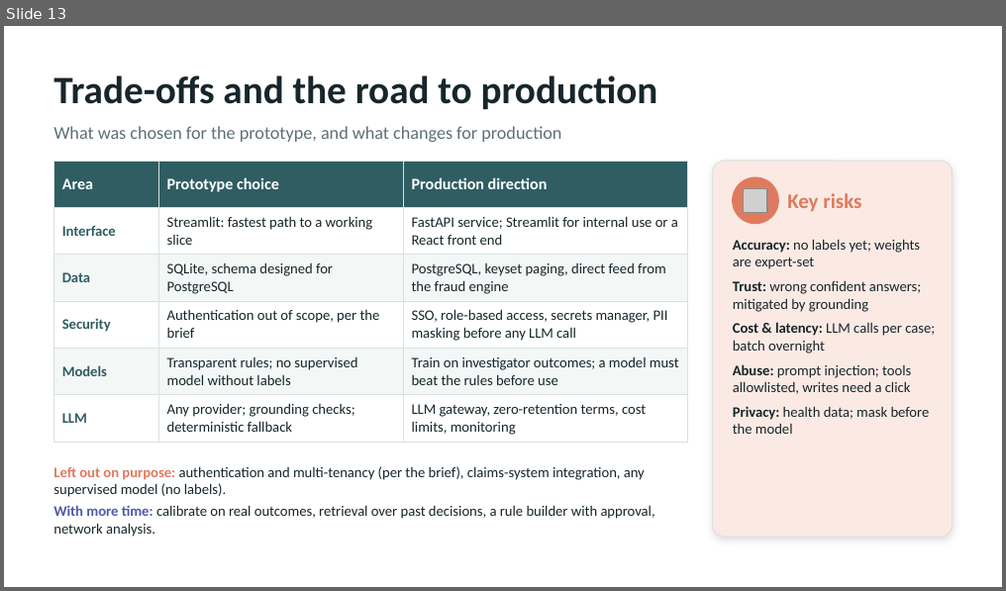
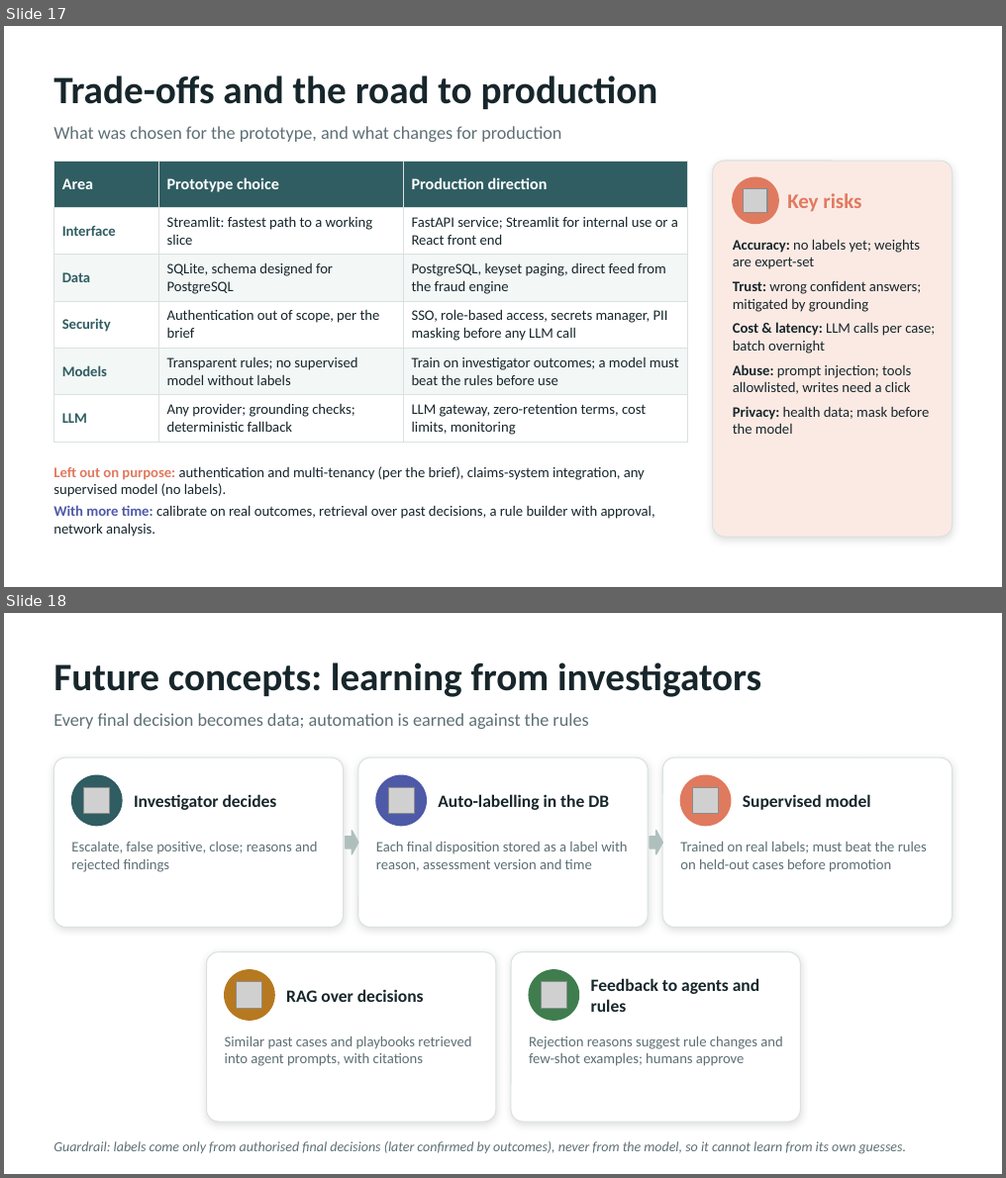
Before and after one commit to upendradeshpande/Agentic_AI_Fraud_Investigator, a slide deck: docs/Fraud_Investigator_Tool.pptx. Shown one above the other, each under a label of ours: slide 13 before the commit, slides 17 and 18 after it. The pictures are 1006x591 and 1006x1178 pixels, drawn with LibreOffice and Linux fonts; fonts in the diff are those of the drawing; grey boxes stand for pictures; background and template pictures are left out. Boxes give left, top, right and bottom in pixels: in the first picture for what was removed or moved away, otherwise in the second. Text is boxed around its words. In the diff, an @@ line names an element or a change of style, - is before the commit and + after.

Commit message:
Fix amount formatting and label wrapping; updated presentation

```diff
--- a/docs/Fraud_Investigator_Tool.pptx
+++ b/docs/Fraud_Investigator_Tool.pptx
@@ slide 18 added at box(4, 613, 1002, 1174), background picture (left out) @@
@@ text added at box(54, 663, 761, 697), 28 pt, text #17262B, bold @@
+Future concepts: learning from investigators
@@ text added at box(54, 713, 588, 729), 13 pt, text #5E7075 @@
+Every final decision becomes data; automation is earned against the rules
@@ rounded rectangle added at box(54, 758, 344, 928), fill #FFFFFF, outline #D9E2E0 0.75 pt @@
@@ rounded rectangle added at box(358, 758, 648, 928), fill #FFFFFF, outline #D9E2E0 0.75 pt @@
@@ rounded rectangle added at box(662, 758, 952, 928), fill #FFFFFF, outline #D9E2E0 0.75 pt @@
@@ ellipse added at box(72, 775, 122, 826), fill #2F5D62, outline #2F5D62 1 pt @@
@@ picture added at box(84, 787, 110, 814) @@
@@ ellipse added at box(376, 775, 426, 826), fill #4E5AA8, outline #4E5AA8 1 pt @@
@@ picture added at box(388, 787, 414, 814) @@
@@ ellipse added at box(680, 775, 731, 826), fill #E07A5F, outline #E07A5F 1 pt @@
@@ picture added at box(693, 787, 719, 814) @@
@@ text added at box(134, 794, 277, 810), 12.5 pt, text #17262B, bold @@
+Investigator decides
@@ text added at box(438, 794, 609, 810), 12.5 pt, text #17262B, bold @@
+Auto-labelling in the DB
@@ text added at box(743, 794, 871, 810), 12.5 pt, text #17262B, bold @@
+Supervised model
@@ text added at box(71, 842, 317, 872), 10.5 pt, text #5E7075 @@
+Escalate, false positive, close; reasons and rejected findings
@@ right arrow added at box(346, 831, 358, 855), fill #AFC0BC, outline #AFC0BC 1 pt @@
@@ text added at box(376, 842, 627, 871), 10.5 pt, text #5E7075 @@
+Each final disposition stored as a label with reason, assessment version and time
@@ right arrow added at box(649, 831, 662, 855), fill #AFC0BC, outline #AFC0BC 1 pt @@
@@ text added at box(680, 842, 927, 872), 10.5 pt, text #5E7075 @@
+Trained on real labels; must beat the rules on held-out cases before promotion
@@ rounded rectangle added at box(207, 953, 496, 1122), fill #FFFFFF, outline #D9E2E0 0.75 pt @@
@@ rounded rectangle added at box(511, 953, 800, 1122), fill #FFFFFF, outline #D9E2E0 0.75 pt @@
@@ ellipse added at box(225, 970, 274, 1020), fill #B7791F, outline #B7791F 1 pt @@
@@ picture added at box(237, 982, 262, 1008) @@
@@ text added at box(286, 989, 424, 1002), 12.5 pt, text #17262B, bold @@
+RAG over decisions
@@ ellipse added at box(529, 970, 579, 1020), fill #3F7D4E, outline #3F7D4E 1 pt @@
@@ picture added at box(541, 982, 567, 1008) @@
@@ text added at box(591, 978, 759, 1012), 12.5 pt, text #17262B, bold @@
+Feedback to agents and rules
@@ text added at box(225, 1037, 471, 1066), 10.5 pt, text #5E7075 @@
+Similar past cases and playbooks retrieved into agent prompts, with citations
@@ text added at box(529, 1037, 782, 1066), 10.5 pt, text #5E7075 @@
+Rejection reasons suggest rule changes and few-shot examples; humans approve
@@ text added at box(54, 1142, 906, 1155), 10 pt, text #5E7075, italic @@
+Guardrail: labels come only from authorised final decisions (later confirmed by outcomes), never from the model, so it cannot learn from its own guesses.
@@ what was slide 13 is now slide 17 @@
```
Also in this commit, not shown: 3 slides changed, 4 other slides added, 2 other files.
